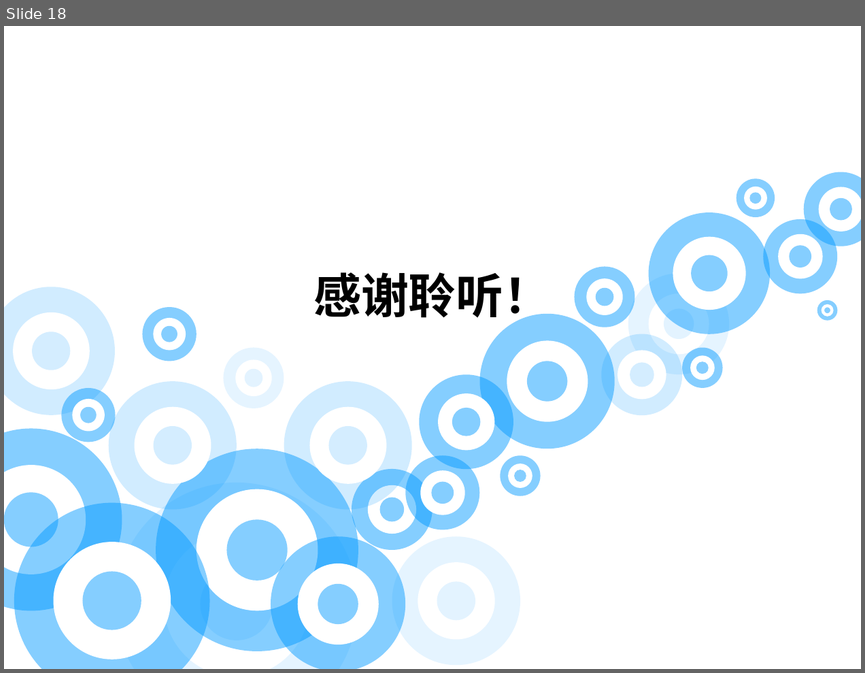
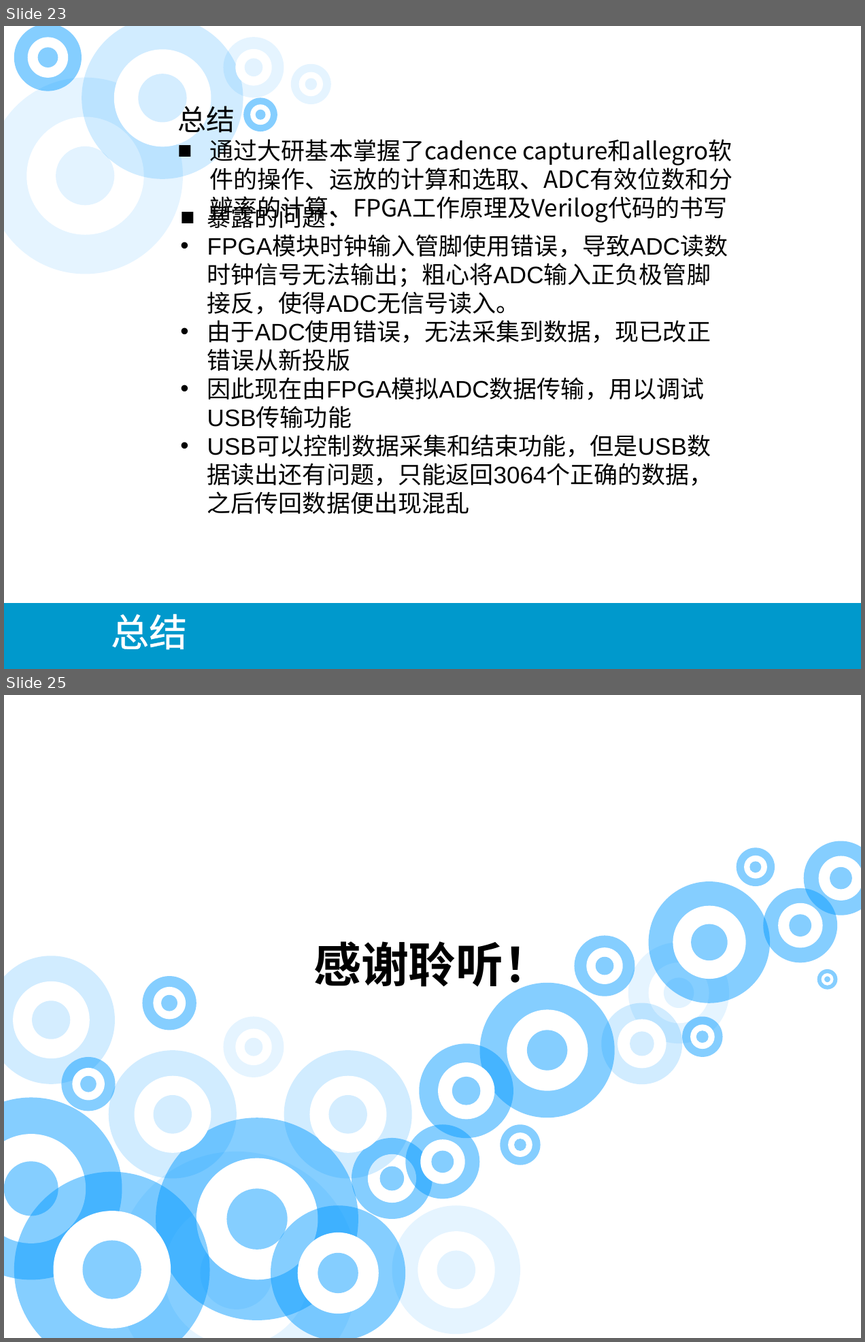
Before and after one commit to wyu0725/2MSPS-DAQ_CARD, a slide deck: 2M采样率双通道数据采集卡.pptx. Shown one above the other, each under a label of ours: slide 18 before the commit, slides 23 and 25 after it; the slides between them are not shown. The pictures are 865x673 and 865x1342 pixels, drawn with LibreOffice and Linux fonts; fonts in the diff are those of the drawing. Boxes give left, top, right and bottom in pixels: in the first picture for what was removed or moved away, otherwise in the second. Text is boxed around its words. In the diff, an @@ line names an element or a change of style, - is before the commit and + after.

```diff
--- a/2M采样率双通道数据采集卡.pptx
+++ b/2M采样率双通道数据采集卡.pptx
@@ slide 23 added at bbox=[4, 26, 861, 669], background #FFFFFF @@
@@ ellipse added at bbox=[14, 26, 82, 90], fill #0099FF at 48% opacity @@
@@ ellipse added at bbox=[28, 37, 68, 78], fill #FFFFFF @@
@@ ellipse added at bbox=[82, 26, 243, 180], fill #0099FF at 18% opacity @@
@@ ellipse added at bbox=[224, 37, 284, 98], fill #0099FF at 10% opacity @@
@@ ellipse added at bbox=[37, 48, 58, 68], fill #0099FF at 48% opacity @@
@@ ellipse added at bbox=[113, 49, 211, 147], fill #FFFFFF @@
@@ ellipse added at bbox=[235, 49, 271, 86], fill #FFFFFF @@
@@ ellipse added at bbox=[245, 59, 263, 76], fill #0099FF at 11% opacity @@
@@ ellipse added at bbox=[291, 63, 331, 104], fill #0099FF at 10% opacity @@
@@ ellipse added at bbox=[4, 78, 183, 274], fill #0099FF at 10% opacity @@
@@ ellipse added at bbox=[139, 74, 188, 123], fill #0099FF at 17% opacity @@
@@ ellipse added at bbox=[298, 72, 323, 96], fill #FFFFFF @@
@@ ellipse added at bbox=[305, 78, 317, 90], fill #0099FF at 11% opacity @@
@@ text added at bbox=[177, 101, 235, 138], 24 pt, text #000000 @@
+总结
@@ ellipse added at bbox=[244, 98, 277, 131], fill #0099FF at 48% opacity @@
@@ ellipse added at bbox=[250, 104, 271, 125], fill #FFFFFF @@
@@ ellipse added at bbox=[26, 117, 143, 235], fill #FFFFFF @@
@@ ellipse added at bbox=[255, 109, 265, 119], fill #0099FF at 48% opacity @@
@@ ellipse added at bbox=[56, 146, 113, 205], fill #0099FF at 11% opacity @@
@@ text added at bbox=[210, 135, 733, 223], 20 pt, text #000000 @@
+■ 通过大研基本掌握了cadence capture和allegro软件的操作、运放的计算和选取、ADC有效位数和分辨率的计算、FPGA工作原理及Verilog代码的书写
@@ text added at bbox=[207, 202, 728, 514], 20 pt, text #000000 @@
+■ 暴露的问题：
+• FPGA模块时钟输入管脚使用错误，导致ADC读数时钟信号无法输出；粗心将ADC输入正负极管脚接反，使得ADC无信号读入。
+• 由于ADC使用错误，无法采集到数据，现已改正错误从新投版
+• 因此现在由FPGA模拟ADC数据传输，用以调试USB传输功能
+• USB可以控制数据采集和结束功能，但是USB数据读出还有问题，只能返回3064个正确的数据，之后传回数据便出现混乱
@@ rectangle added at bbox=[4, 603, 861, 669], fill #0099CC, outline #0099CC 2 pt @@
@@ text added at bbox=[111, 614, 187, 650], 32 pt, text #FFFFFF @@
+总结
@@ what was slide 18 is now slide 25 @@
```
Also in this commit, not shown: 12 slides changed, 11 other slides added, 5 slides removed, 6 other files.
